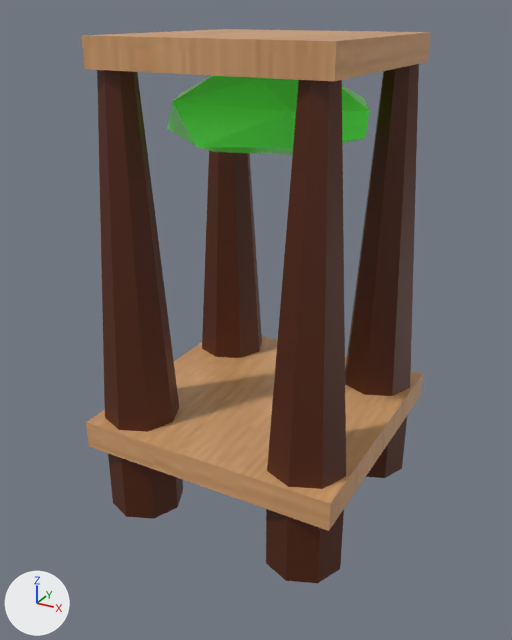
A saved change to the FBX model Assets/Models/Crusher.fbx.
The view is the same before and after, from a 50 mm camera at (8.15, -15.35, 11.87) aimed at (-0.13, -0.3, 4.34). The lights are fixed; the arrows at lower left show +X, +Y and +Z. Where no turn or scale is listed for an object, it has been applied to the vertices. Vertices at the same position are counted once.

Script lines for the objects in view, before the commit:
```python
mat_material = principled_material('Material')
mat_material.base_color = (0.0835, 0.0137, 0.0000507)  # brown #521f00
mat_material_1_001 = principled_material('Material 1.001')
mat_material_1_001.texture = img_woodgrain_jpg
mat_material_1_001.roughness = 0.4
me_cube = bpy.data.meshes.new('Cube')
me_cube.from_pydata(...)  # 160 vertices, 92 faces; spans x -3.51..3.47, y -3.47..3.47, z -3.8..8.39
# faces by material slot: [28, 64]
me_cube.materials.append(mat_material_1_001)  # picture img_woodgrain_jpg
me_cube.materials.append(mat_material)  # brown #521f00
# before: 40 (-2.49, -1.36, -3.8), 42 (-1.78, -1.65, -3.8) at pixel (183, 490), 44 (-1.49, -2.36, -3.8) at pixel (177, 507), 46 (-1.78, -3.07, -3.8) at pixel (153, 518), 48 (-2.49, -3.36, -3.8) at pixel (126, 516)
# before: 50 (-3.19, -3.07, -3.8) at pixel (112, 502), 52 (-3.49, -2.36, -3.8), 54 (-3.19, -1.65, -3.8)
# before: 56 (2.4, -1.39, -3.8), 58 (3.1, -1.68, -3.8), 60 (3.4, -2.39, -3.8) at pixel (340, 569), 62 (3.1, -3.09, -3.8) at pixel (317, 583), 64 (2.4, -3.39, -3.8) at pixel (286, 580)
# before: 66 (1.69, -3.09, -3.8) at pixel (265, 563), 68 (1.4, -2.39, -3.8), 70 (1.69, -1.68, -3.8)
# before: 72 (2.41, 3.41, -3.8), 74 (3.11, 3.12, -3.8), 76 (3.41, 2.41, -3.8) at pixel (402, 468), 78 (3.11, 1.7, -3.8) at pixel (384, 478), 80 (2.41, 1.41, -3.8)
# before: 82 (1.7, 1.7, -3.8), 84 (1.41, 2.41, -3.8), 86 (1.7, 3.12, -3.8)
me_cube_002 = bpy.data.meshes.new('Cube.002')
me_cube_002.from_pydata(...)  # 22 vertices, 40 faces; spans x -2.76..2.56, y -2.1..2.07, z -2.08..-0.07
me_cube_002.materials.append(mat_material_1)  # green #43e731
ob_cube = bpy.data.objects.new('Cube', me_cube)
ob_cube.location = (0.0, 0.0, 2.95)
ob_cube_001 = bpy.data.objects.new('Cube.001', me_cube_002)
ob_cube_001.location = (0.0, 0.0, 10.78)
```
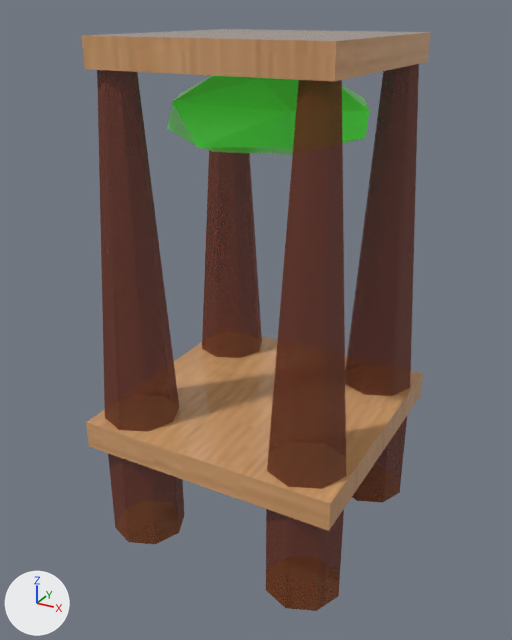
Diff of the bpy script that builds the scene:
```diff
--- a/Assets/Models/Crusher.fbx.py
+++ b/Assets/Models/Crusher.fbx.py
@@ mat_material_1_001 @@
 mat_material_1_001.texture = img_woodgrain_jpg
-mat_material_1_001.roughness = 0.4
+mat_material_1_001.roughness = 0.0
@@ mat_material @@
 mat_material = principled_material('Material')
-mat_material.base_color = (0.0835, 0.0137, 0.0000507)  # brown #521f00
+mat_material.base_color = (0.157, 0.0231, 0.0000687)  # brown #6e2a00
+mat_material.alpha = 0.759
+mat_material.roughness = 0.735
@@ me_cube @@
 me_cube.from_pydata(...)  # 160 vertices, 92 faces; spans x -3.51..3.47, y -3.47..3.47, z -3.8..8.39
 # used by ob_cube; location = (0.0, 0.0, 2.95)
+# me_cube part 1
+for i in [40, 42, 44, 46, 48, 50, 52, 54]: me_cube.vertices[i].co += Vector((0.0, 0.0, -0.88))
+# me_cube part 2
+for i in [56, 58, 60, 62, 64, 66, 68, 70]: me_cube.vertices[i].co += Vector((0.0, 0.0, -0.88))
+# me_cube part 3
+for i in [72, 74, 76, 78, 80, 82, 84, 86]: me_cube.vertices[i].co += Vector((0.0, 0.0, -0.88))
 me_cube.materials.append(mat_material_1_001)
```

Boxes (x1, y1, x2, y2) around the edits, measured in the pictures (512 x 640 px; the box of a moved part takes in the faces that stretch with it):
'Cube', surface changed, recoloured, reshaped
    before: (82, 29, 431, 583)
    after: (82, 29, 431, 611)
part 1 of me_cube, moved or reshaped
    before: (108, 453, 183, 519)
    after: (108, 453, 184, 544)
part 2 of me_cube, moved or reshaped
    before: (266, 509, 344, 583)
    after: (266, 509, 344, 611)
part 3 of me_cube, moved or reshaped
    before: (366, 416, 407, 478)
    after: (352, 416, 407, 502)
